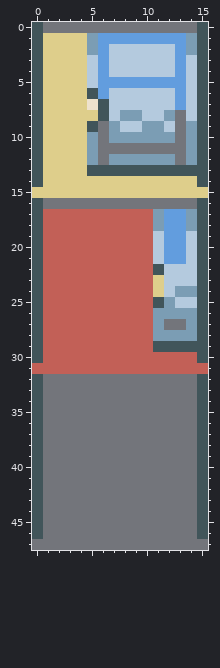
Two versions of one pixel-art sprite, graphics/door_anims/lab_bottom.png. The first picture shows the starting point.
The file is 16x48 pixels.
And afterwards:
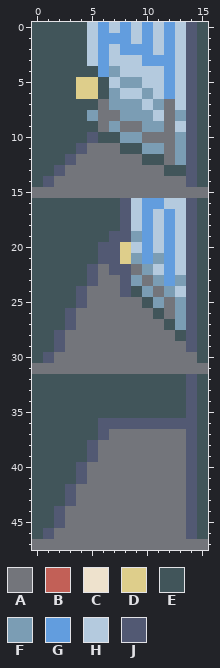
Palette (. is transparent): A #73757b  B #c26057  C #eee2cd  D #dece8b  E #41555a  F #7b9db4  G #629dde  H #b4cade  J #525973
The commit says: Finish Lab door animations
From old to new:
Changed rows in their new state; - is an unchanged pixel.
first column x 0:
 0 -EEEEHGHGHGHGHJ-
 1 -EEEEH---H-H-HJ-
 2 -EEEEH--GGG-GHJ-
 3 -EEEE-----GGGHJ-
 4 -EEEEE-F----GHJ-
 5 -EEE-DEHFFHH-HJ-
 6 -EEE-DEF--F-GHJ-
 7 -EEEEEAFFF-FAHJ-
 8 -EEEEFAA--F-AFJ-
 9 -EEEE---AA--AHJ-
10 -EEEEJEE--AAAFJ-
11 -EEEJA--EEFF-FJ-
12 -EEJAA-AAAEEAFJ-
13 -EJAAAAAAAAA--J-
14 -JAAAAAAAAAAAAJ-
15 AAAAAAAAAAAAAAAA
16 -EEEEEEEJHGGHHJ-
17 -EEEEEEEJHGH-HJ-
18 -EEEEEEEJHGH-HJ-
19 -EEEEEEJJFG--HJ-
20 -EEEEEJJDHG--HJ-
21 -EEEEEJJDFGF-HJ-
22 -EEEEJAJJAFHG-J-
23 -EEEEJAAJFAFGFJ-
24 -EEEJAAAJEFAFHJ-
25 -EEEJAAAAAEFAFJ-
26 -EEJAAAAAAAEA-J-
27 -EEJAAAAAAAAEFJ-
28 -EJAAAAAAAAAAEJ-
29 -EJAAAAAAAAAAAJ-
30 -JAAAAAAAAAAAAA-
31 AAAAAAAAAAAAAAAA
32 -EEEEEEEEEEEEEJ-
33 -EEEEEEEEEEEEEJ-
34 -EEEEEEEEEEEEEJ-
35 -EEEEEEEEEEEEEJ-
36 -EEEEEJJJJJJJJJ-
37 -EEEEEJ-------J-
38 -EEEEJ--------J-
39 -EEEEJ--------J-
40 -EEEJ---------J-
41 -EEEJ---------J-
42 -EEJ----------J-
43 -EEJ----------J-
44 -EJ-----------J-
45 -EJ-----------J-
46 -J------------J-
